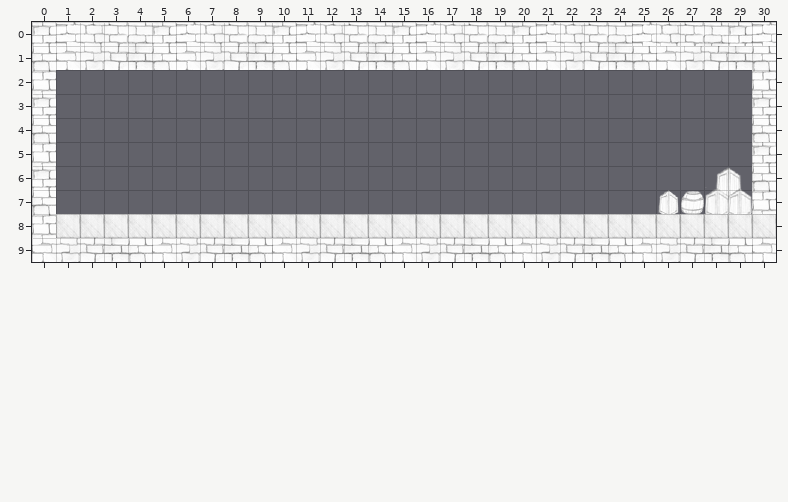
Tiled map (JSON), stored at platformer/assets/tilemaps/shop.json. Above is the file before it was changed.
Cells are 32x32 px. Shown: x 0..30, y 0..9.
Now the later version:
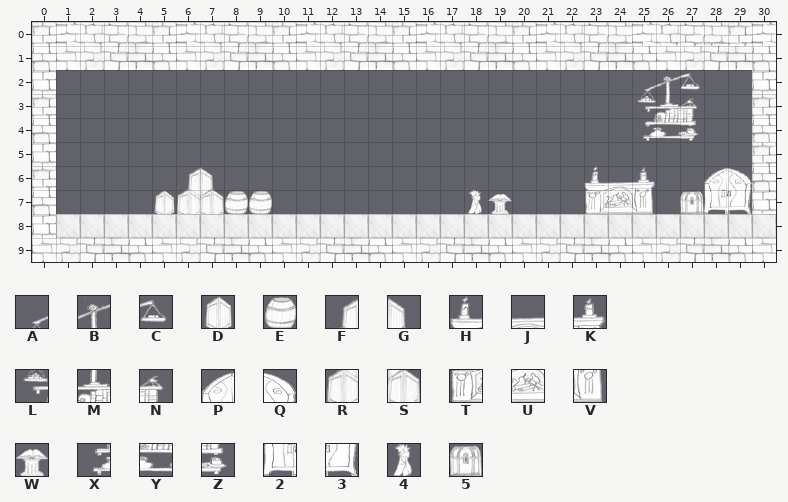
Key: from "tile-set-rouge": A 395, B 396, C 397, D 415, E 417, F 419, G 420, H 423, J 424, K 425, L 429, M 430, N 431, P 433, Q 434, R 453, S 454, T 457, U 458, V 459, W 461, X 463, Y 464, Z 465, 2 467, 3 468, 4 471, 5 521.
_ is an empty cell.
See-through tiles are keyed as they look on the map.
What changed:
{"where": "layer \"Ground\""}
{"y":2,"x":25,"old":"___","new":"ABC"}
{"y":3,"x":25,"old":"___","new":"LMN"}
{"y":4,"x":25,"old":"___","new":"XYZ"}
{"y":6,"x":6,"old":"__","new":"FG"}
{"y":6,"x":23,"old":"___","new":"HJK"}
{"y":6,"x":28,"old":"FG","new":"PQ"}
{"y":7,"x":5,"old":"_____","new":"DRSEE"}
{"y":7,"x":18,"old":"__","new":"4W"}
{"y":7,"x":23,"old":"___DERS","new":"TUV_523"}
{"label":"added","picture_box":[637,71,700,141]}
{"label":"added","picture_box":[154,167,272,214]}
{"label":"changed","picture_box":[584,166,752,214]}
{"label":"added","picture_box":[468,190,512,214]}
